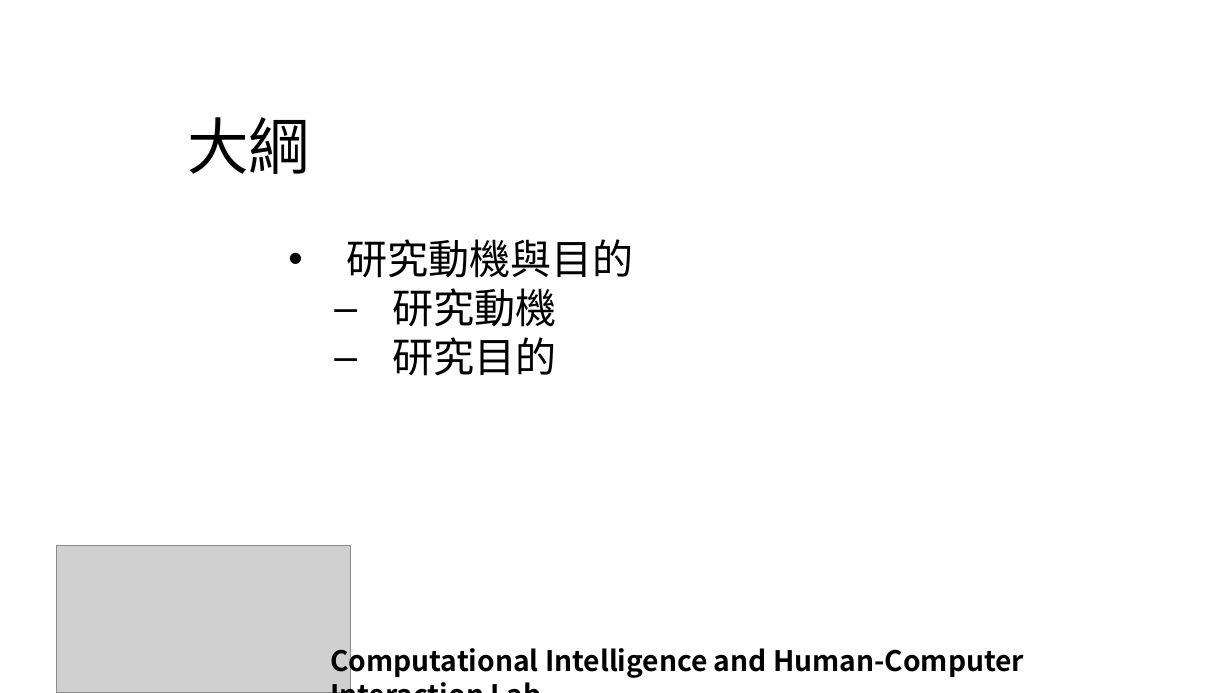
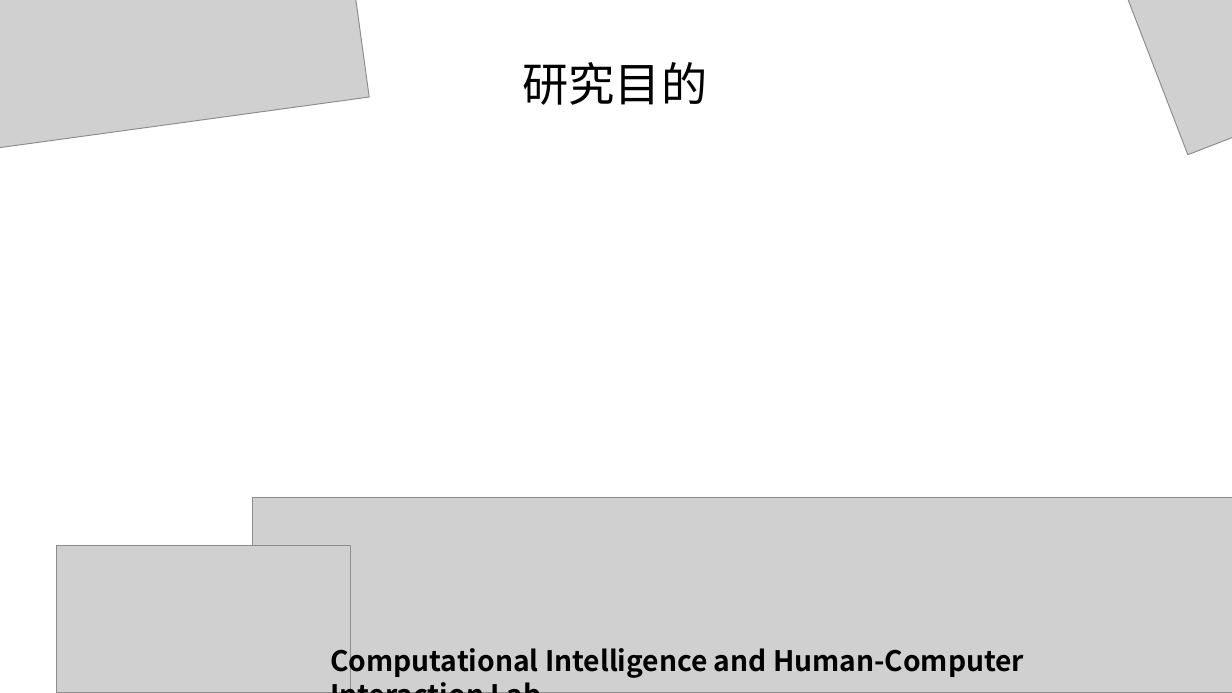
Before and after one commit to MasterSeafood-SeafoodMaster/RL_RobotArm_exe, a slide deck: slide 5 of ppt/簡報.pptx (slide 3 before the commit). Drawn at 1232x693 pixels with LibreOffice and Linux fonts; fonts in the diff are those of the drawing; grey boxes stand for pictures; background and template pictures are left out. Boxes give left, top, right and bottom in pixels: in the first picture for what was removed or moved away, otherwise in the second. Text is boxed around its words. In the diff, an @@ line names an element or a change of style, - is before the commit and + after.

```diff
--- a/ppt/簡報.pptx
+++ b/ppt/簡報.pptx
@@ picture added at [0, 0, 370, 184] @@
@@ picture added at [1072, 0, 1232, 155] @@
@@ text added at [522, 62, 707, 105], 36 pt, text #000000 @@
+研究目的
@@ text removed at [187, 117, 310, 174] @@
-大綱
@@ text removed at [346, 239, 634, 376] @@
-• 研究動機與目的
-  – 研究動機
-  – 研究目的
@@ picture added at [252, 497, 1232, 693] @@
```
Also in this commit, not shown: 4 other slides changed, 48 slides added, 1 slide removed, 2 other files.
